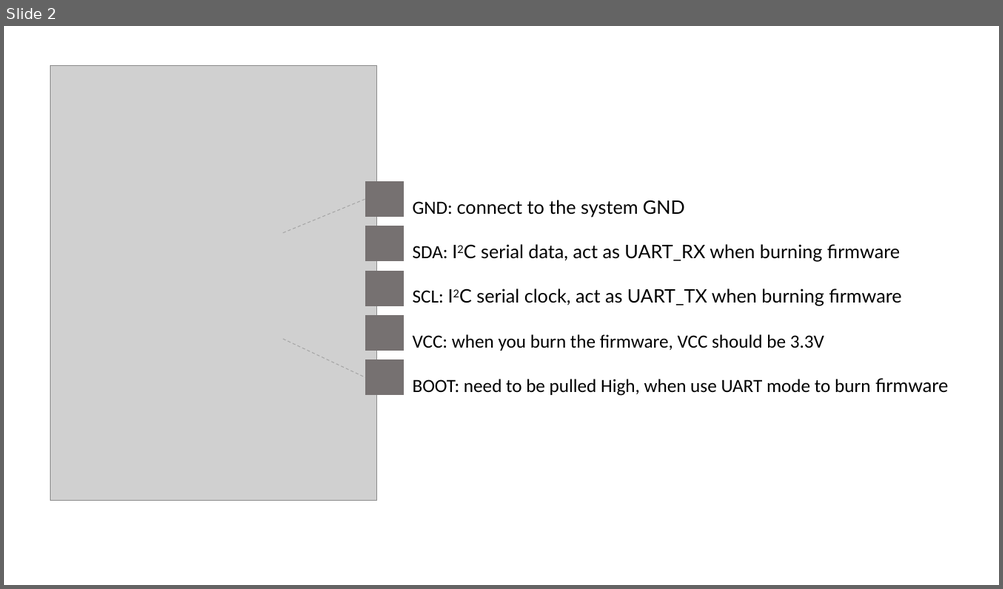
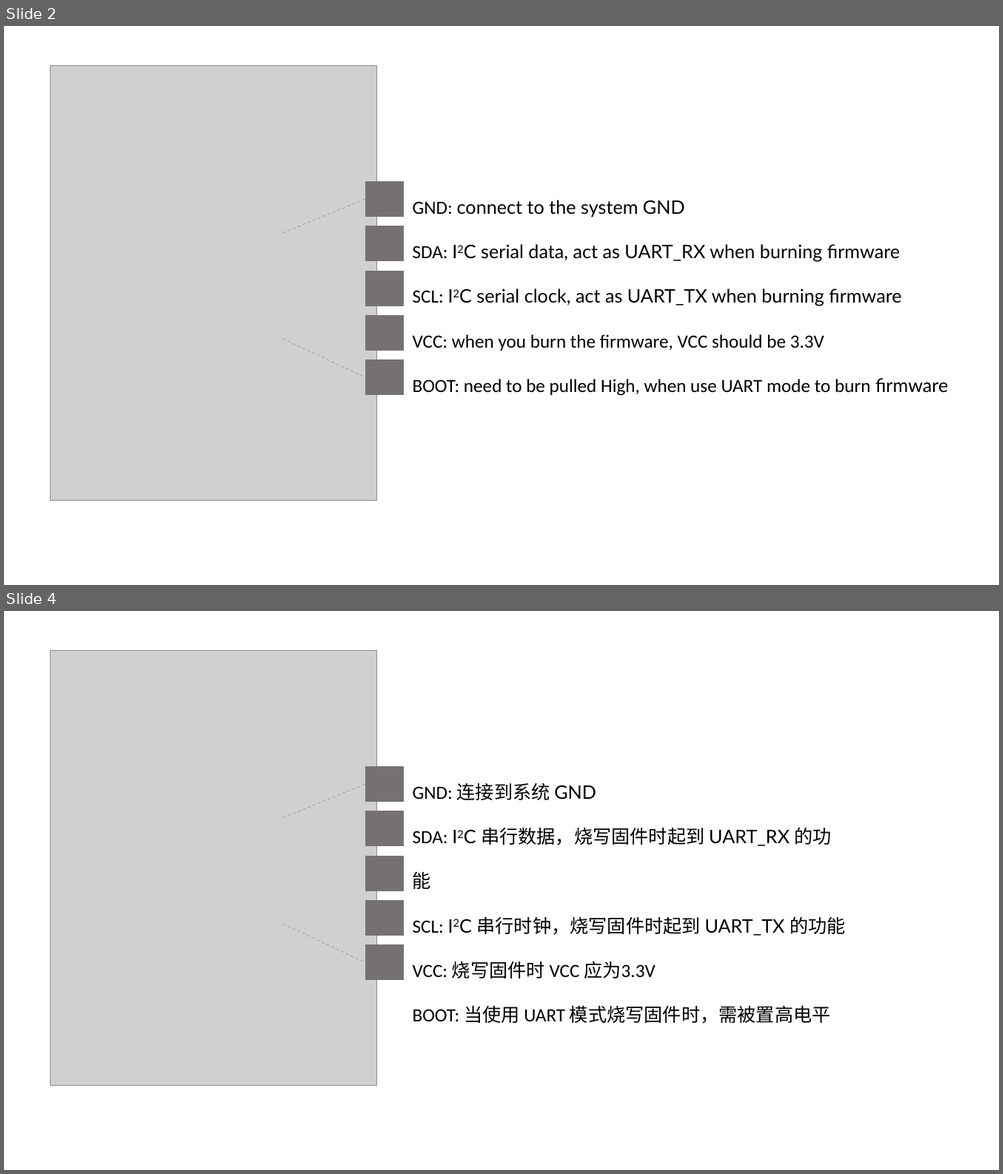
Before and after one commit to SeeedDocument/Grove-5-Way_Switch, a slide deck: img/pin_map_2040.pptx. Shown one above the other, each under a label of ours: slide 2 before the commit, slides 2 and 4 after it; the slides between them are not shown. The pictures are 1003x589 and 1003x1174 pixels, drawn with LibreOffice and Linux fonts; fonts in the diff are those of the drawing; grey boxes stand for pictures. Boxes give left, top, right and bottom in pixels: in the first picture for what was removed or moved away, otherwise in the second. Text is boxed around its words. In the diff, an @@ line names an element or a change of style, - is before the commit and + after.

```diff
--- a/img/pin_map_2040.pptx
+++ b/img/pin_map_2040.pptx
@@ slide 4 added at (4, 611, 999, 1170), background #FFFFFF @@
@@ picture added at (50, 651, 377, 1086) @@
@@ line added from (283, 818) to (365, 784), #A5A5A5 0.75 pt dashed @@
@@ rectangle added at (365, 767, 403, 801), fill #767171, outline #767171 1 pt @@
@@ text added at (412, 783, 845, 1024), 18 pt, text #000000 @@
+GND: 连接到系统 GND
+SDA: I2C 串行数据，烧写固件时起到 UART_RX 的功能
+SCL: I2C 串行时钟，烧写固件时起到 UART_TX 的功能
+VCC: 烧写固件时 VCC 应为3.3V
+BOOT: 当使用 UART 模式烧写固件时，需被置高电平
@@ rectangle added at (365, 812, 403, 846), fill #767171, outline #767171 1 pt @@
@@ rectangle added at (365, 857, 403, 891), fill #767171, outline #767171 1 pt @@
@@ rectangle added at (365, 901, 403, 936), fill #767171, outline #767171 1 pt @@
@@ line added from (283, 924) to (365, 963), #A5A5A5 0.75 pt dashed @@
@@ rectangle added at (365, 945, 403, 980), fill #767171, outline #767171 1 pt @@
```
Also in this commit, not shown: 1 slide changed, 1 other slide added, 2 other files.
